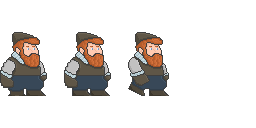
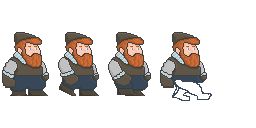
Two versions of the same layered image (256×128). Layer-by-layer changes:
removed layer "Layer 1 copy 2" over [128, 32, 169, 96]
added layer "3" above "2" over [160, 32, 212, 101]
renamed "Layer 3" to "2", painted on it over [72, 32, 151, 96]
removed layer "Layer 1 copy" over [64, 32, 111, 96]
renamed "Layer 2" to "1", showed it, moved it above "0", painted on it over [58, 32, 109, 96]
renamed "Layer 1" to "0", painted on it over [0, 32, 49, 96]
